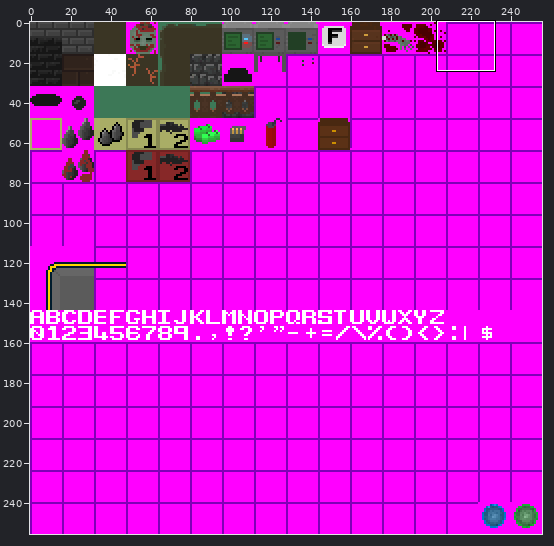
A sprite sheet gets an edit: LD 37/res/sheets/tiles/spritesheet.png. The first picture is a wide view before the edit; the outline marks the close-up.
Close-up. Earlier state:
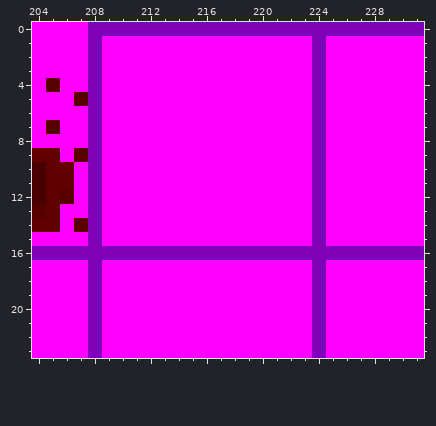
The file is 256x256 pixels. Colours within 5 levels of each other are drawn and written as one. Shown: x 204..231, y 0..23.
Once edited:
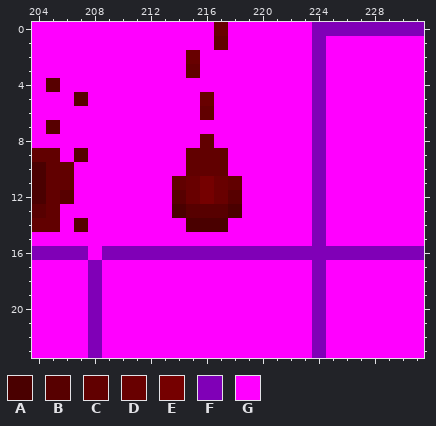
Palette (. is transparent): A #4a0000  B #570000  C #610000  D #680000  E #750000  F #8000b7  G #ff00ff
The edit:
{"y":0,"x":208,"old":"FFFFFFFFFFFFFFFF","new":"GGGGGGGGGDGGGGGG"}
{"y":1,"x":208,"old":"F","new":"G"}
{"y":1,"x":217,"old":"G","new":"C"}
{"y":2,"x":208,"old":"F","new":"G"}
{"y":2,"x":215,"old":"G","new":"D"}
{"y":3,"x":208,"old":"F","new":"G"}
{"y":3,"x":215,"old":"G","new":"C"}
{"y":4,"x":208,"old":"F","new":"G"}
{"y":5,"x":208,"old":"F","new":"G"}
{"y":5,"x":216,"old":"G","new":"D"}
{"y":6,"x":208,"old":"F","new":"G"}
{"y":6,"x":216,"old":"G","new":"C"}
{"y":7,"x":208,"old":"F","new":"G"}
{"y":8,"x":208,"old":"F","new":"G"}
{"y":8,"x":216,"old":"G","new":"C"}
{"y":9,"x":208,"old":"F","new":"G"}
{"y":9,"x":215,"old":"GGG","new":"CCC"}
{"y":10,"x":208,"old":"F","new":"G"}
{"y":10,"x":215,"old":"GGG","new":"CCC"}
{"y":11,"x":208,"old":"F","new":"G"}
{"y":11,"x":214,"old":"GGGGG","new":"CDEDC"}
{"y":12,"x":208,"old":"F","new":"G"}
{"y":12,"x":214,"old":"GGGGG","new":"BDEDB"}
{"y":13,"x":208,"old":"F","new":"G"}
{"y":13,"x":214,"old":"GGGGG","new":"ABBBA"}
{"y":14,"x":208,"old":"F","new":"G"}
{"y":14,"x":215,"old":"GGG","new":"AAA"}
{"y":15,"x":208,"old":"F","new":"G"}
{"y":16,"x":208,"old":"F","new":"G"}
{"label":"changed","picture_box":[88,22,312,260]}
